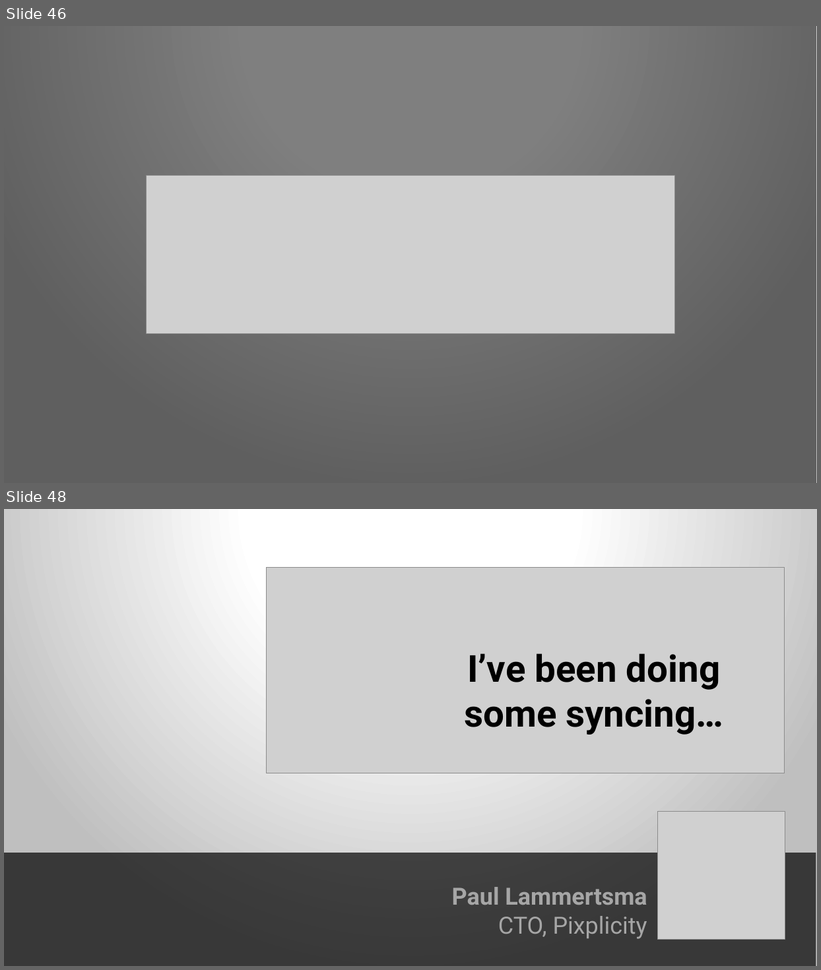
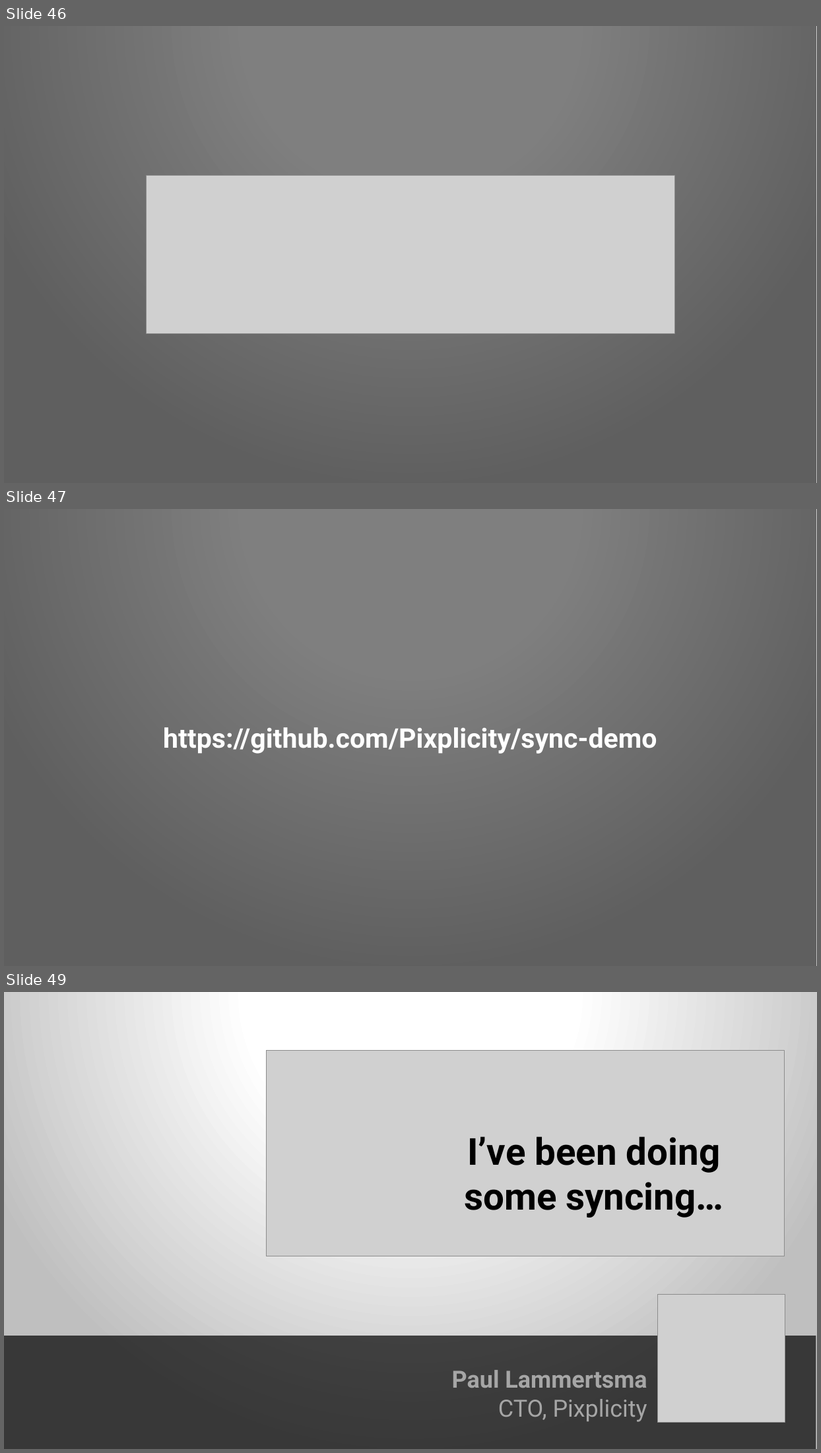
Before and after one commit to Pixplicity/sync-demo, a slide deck: I've been doing some syncing.pptx. Shown one above the other, each under a label of ours: slides 46 and 48 before the commit, slides 46, 47 and 49 after it; the slides between them are not shown. The pictures are 821x970 and 821x1453 pixels, drawn with LibreOffice and Linux fonts; fonts in the diff are those of the drawing; grey boxes stand for pictures; background and template pictures are left out. Boxes give left, top, right and bottom in pixels: in the first picture for what was removed or moved away, otherwise in the second. Text is boxed around its words. In the diff, an @@ line names an element or a change of style, - is before the commit and + after.

```diff
--- a/I've been doing some syncing.pptx
+++ b/I've been doing some syncing.pptx
@@ slide 47 added at [4,509,817,966], background picture (left out); not listed: 1 template element that a slide beside it also shows @@
@@ text added at [163,727,657,754], 32 pt, text #FFFFFF, bold @@
+https://github.com/Pixplicity/sync-demo
@@ what was slide 48 is now slide 49 @@
```
Also in this commit, not shown: 1 slide changed.
